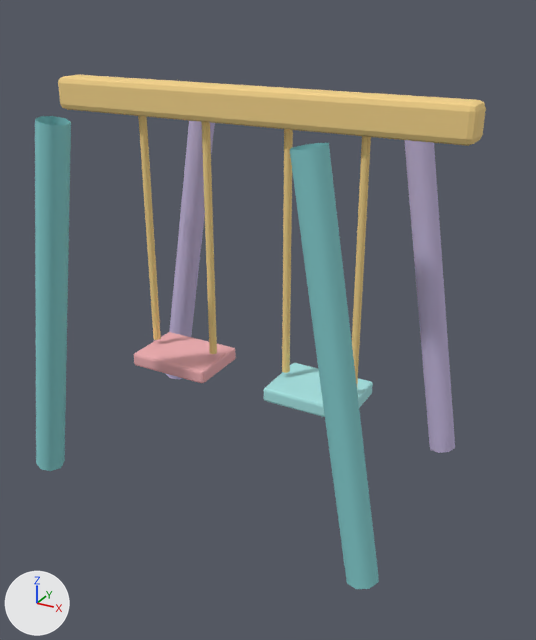
Before and after pictures for a commit that changed the glTF model assets/sky_lagoon/lagoon_kit/lagoon_play_swing.glb.
Rendered twice from a 50 mm lens placed at (5.23, -8.89, 7.07), pointed at (0.4, -0.11, 2.68). Every picture has the same lights, and +X, +Y and +Z are marked at lower left. The first picture is the older version. Vertices at exactly the same position are counted once.

Names of what the first picture shows: 'lagoon_play_swing.001'.
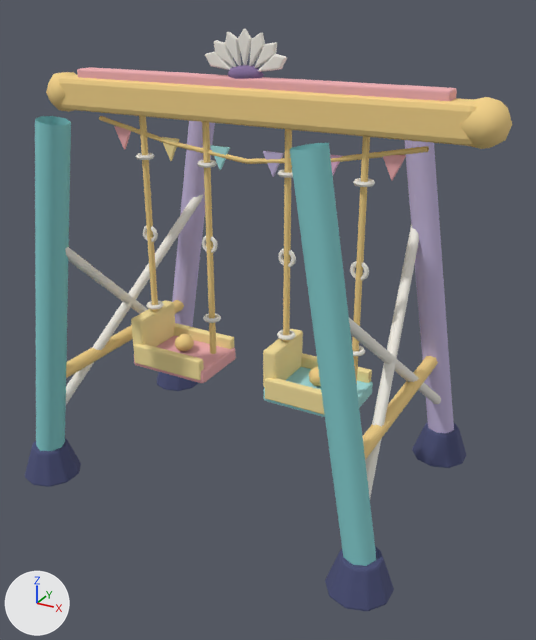
What differs and where, as boxes (x1, y1, x2, y2) in the pictures (536 x 640 px; the box of a moved part takes in the faces that stretch with it):
'lagoon_play_swing.001', reshaped, moved (8% wider, 13% taller)
    before: (35, 75, 486, 589)
    after: (25, 29, 512, 611)
part 1 of me_cube_301, moved or reshaped
    before: (138, 116, 161, 340)
    after: (66, 194, 204, 404)
part 2 of me_cube_301, moved or reshaped
    before: (352, 136, 371, 384)
    after: (365, 224, 419, 497)
part 3 of me_cube_301, moved or reshaped
    before: (201, 122, 217, 354)
    after: (65, 247, 148, 314)
part 4 of me_cube_301, moved or reshaped
    before: (282, 129, 293, 373)
    after: (349, 318, 441, 404)
part 5 of me_cube_301, added
    after: (143, 226, 158, 242)
part 6 of me_cube_301, added
    after: (202, 236, 218, 253)
part 7 of me_cube_301, added
    after: (278, 249, 296, 267)
part 8 of me_cube_301, added
    after: (350, 261, 369, 280)
part 9 of me_cube_301, added (beige)
    after: (139, 116, 158, 311)
part 10 of me_cube_301, added (beige)
    after: (202, 122, 216, 354)
part 11 of me_cube_301, added (beige)
    after: (283, 129, 292, 342)
part 12 of me_cube_301, added (beige)
    after: (352, 136, 370, 384)
part 13 of me_cube_301, moved or reshaped
    before: (134, 332, 236, 383)
    after: (134, 335, 236, 383)
part 14 of me_cube_301, moved or reshaped
    before: (264, 363, 373, 417)
    after: (264, 367, 373, 417)
part 15 of me_cube_301, moved or reshaped
    before: (165, 121, 215, 380)
    after: (172, 121, 215, 327)
part 16 of me_cube_301, moved or reshaped
    before: (404, 140, 455, 453)
    after: (404, 140, 454, 433)
part 17 of me_cube_301, moved or reshaped
    before: (35, 116, 71, 471)
    after: (35, 116, 71, 451)
part 18 of me_cube_301, moved or reshaped
    before: (290, 143, 379, 589)
    after: (290, 143, 376, 566)
part 19 of me_cube_301, added
    after: (25, 300, 466, 611)
part 20 of me_cube_301, built on
    before: (58, 75, 486, 146)
    after: (46, 29, 512, 187)

Edits to the bpy script that builds the scene:
```text
Change me_cube_301:
    remove me_cube_301.from_pydata(...)  # 360 vertices, 580 faces; spans x -3.15..3.15, y -1.97..1.97, z -5.59..0.24
    add me_cube_301.from_pydata(...)  # 3502 vertices, 6636 faces; spans x -3.48..3.48, y -2.19..2.19, z -6.1..0.56
    me_cube_301 part 1: the loose piece of 24 vertices spanning x -1.81..-1.69, y -0.06..0.06, z -3.85..-0.25 is multiplied about its middle by the matrix ((1.258, -0.149, -0.18), (-0.234, -0.803, -0.969), (0.0, 0.986, -0.817)), then moved by (-0.53, 0.0, -1.62), in mat_slq_pearl (white #f1ede5)
    me_cube_301 part 2: the loose piece of 24 vertices spanning x 1.69..1.81, y -0.06..0.06, z -3.85..-0.25 is multiplied about its middle by the matrix ((1.258, 0.149, 0.18), (0.234, -0.803, -0.969), (0.0, 0.986, -0.817)), then moved by (0.53, 0.0, -1.62), in mat_slq_pearl (white #f1ede5)
    me_cube_301 part 3: the loose piece of 24 vertices spanning x -0.71..-0.59, y -0.06..0.06, z -3.85..-0.25 is multiplied about its middle by the matrix ((-1.258, -0.149, -0.18), (-0.234, 0.803, 0.969), (0.0, 0.986, -0.817)), then moved by (-1.63, 0.0, -1.62), in mat_slq_pearl (white #f1ede5)
    me_cube_301 part 4: the loose piece of 24 vertices spanning x 0.59..0.71, y -0.06..0.06, z -3.85..-0.25 is multiplied about its middle by the matrix ((-1.258, 0.149, 0.18), (0.234, 0.803, 0.969), (0.0, 0.986, -0.817)), then moved by (1.63, 0.0, -1.62), in mat_slq_pearl (white #f1ede5)
    me_cube_301 part 5: a new loose piece, a torus around y (ring radius 0.105, tube radius 0.035) spanning x -1.89..-1.61, y -0.03..0.03, z -2.59..-2.31, in mat_slq_pearl (white #f1ede5)
    me_cube_301 part 6: a new loose piece, a torus around y (ring radius 0.105, tube radius 0.035) spanning x -0.79..-0.51, y -0.03..0.03, z -2.59..-2.31, in mat_slq_pearl (white #f1ede5)
    me_cube_301 part 7: a new loose piece, a torus around y (ring radius 0.105, tube radius 0.035) spanning x 0.51..0.79, y -0.03..0.03, z -2.59..-2.31, in mat_slq_pearl (white #f1ede5)
    me_cube_301 part 8: a new loose piece, a torus around y (ring radius 0.105, tube radius 0.035) spanning x 1.61..1.89, y -0.03..0.03, z -2.59..-2.31, in mat_slq_pearl (white #f1ede5)
    me_cube_301 part 9: the loose piece of 24 vertices spanning x -1.81..-1.69, y -0.06..0.06, z -3.85..-0.25 is copied, and the copy is moved by (0.0, 0.0, -0.4); it spans x -1.8..-1.7, y -0.05..0.05, z -4.25..-0.65
    me_cube_301 part 10: the loose piece of 24 vertices spanning x -0.71..-0.59, y -0.06..0.06, z -3.85..-0.25 is copied, and the copy is moved by (0.0, 0.0, -0.4); it spans x -0.7..-0.6, y -0.05..0.05, z -4.25..-0.65
    me_cube_301 part 11: the loose piece of 24 vertices spanning x 0.59..0.71, y -0.06..0.06, z -3.85..-0.25 is copied, and the copy is moved by (0.0, 0.0, -0.4); it spans x 0.6..0.7, y -0.05..0.05, z -4.25..-0.65
    me_cube_301 part 12: the loose piece of 24 vertices spanning x 1.69..1.81, y -0.06..0.06, z -3.85..-0.25 is copied, and the copy is moved by (0.0, 0.0, -0.4); it spans x 1.7..1.8, y -0.05..0.05, z -4.25..-0.65
    me_cube_301 part 13: the loose piece of 56 vertices spanning x -1.88..-0.53, y -0.5..0.5, z -4.16..-3.94 is moved by (0.0, 0.0, -0.4)
    me_cube_301 part 14: the loose piece of 56 vertices spanning x 0.53..1.88, y -0.5..0.5, z -4.16..-3.94 is moved by (0.0, 0.0, -0.4)
    me_cube_301 part 15: the loose piece of 24 vertices spanning x -2.92..-1.58, y 1.53..1.97, z -5.59..-0.06 is moved by (0.0, 0.0, -0.4)
    me_cube_301 part 16: the loose piece of 24 vertices spanning x 1.58..2.92, y 1.53..1.97, z -5.59..-0.06 is moved by (0.0, 0.0, -0.4)
    me_cube_301 part 17: the loose piece of 24 vertices spanning x -2.92..-1.58, y -1.97..-1.53, z -5.59..-0.06 is moved by (0.0, 0.0, -0.4)
    me_cube_301 part 18: the loose piece of 24 vertices spanning x 1.58..2.92, y -1.97..-1.53, z -5.59..-0.06 is moved by (0.0, 0.0, -0.4)
    me_cube_301 part 19: 1412 vertices added at x -3.09..3.09, y -2.19..2.19, z -6.1..-3.62
    me_cube_301 part 20: 4 vertices moved within x -3.11..3.11, y -0.2..0.2, z -0.2; 52 vertices removed from x -3.15..3.15, y -0.24..0.24, z -0.24..0.24; 1302 vertices added at x -3.48..3.48, y -0.31..0.32, z -1.32..0.56
    add me_cube_301.materials.append(mat_slq_plum)  # purple #866f9e
    add me_cube_301.materials.append(mat_slq_pearl)  # white #f1ede5
    add me_cube_301.materials.append(mat_slq_butter)  # yellow #f8e29e
    add me_cube_301.materials.append(mat_slq_rose)  # pink #e7b5d4
    add me_cube_301.materials.append(mat_slq_navy)  # dark blue #484d76
Change ob_lagoon_play_swing_001:
    ob_lagoon_play_swing_001.location: (0.0, 0.0, 5.7) -> (0.0, 0.0, 6.1)
```
